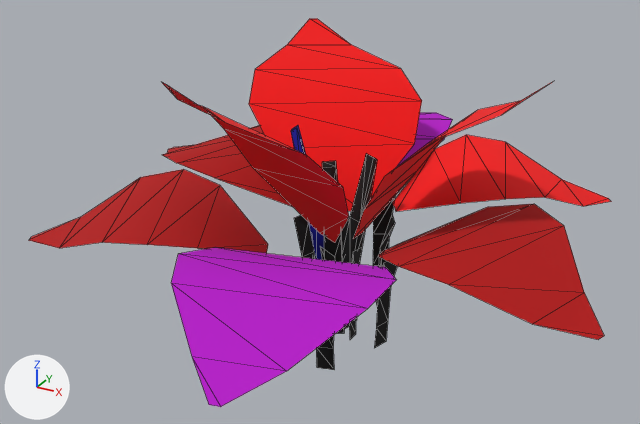
A saved change to the glTF model assets/models/flower_08_bed.glb.
Both versions are drawn from a camera (50 mm lens) standing at (1.45, -2.79, 1.9) and looking at (-0.06, -0.06, 0.54). Lighting does not change. The marker at lower left points along +X, +Y and +Z. The picture after the commit comes second. Mesh edges are drawn as thin lines.

Objects in the first picture: 'Flower_Leaves', 'Flower_Petals', 'Flower_Stem'.
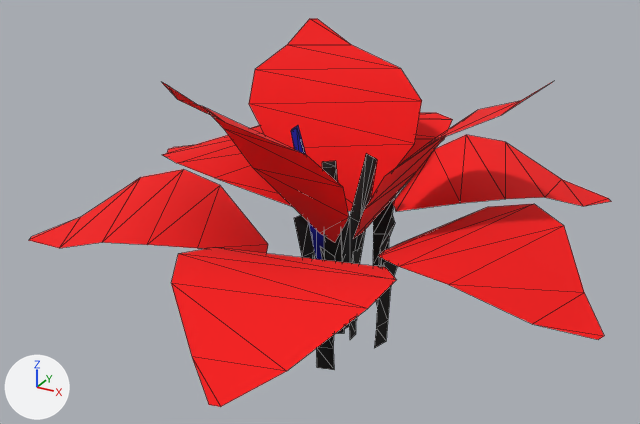
Changed parts and their boxes [x1, y1, x2, y2] in the pictures (640 x 424 px):
```json
{"part": 1, "of": "me_flower_petals", "change": "recoloured", "before": [29, 83, 604, 340], "after": [29, 83, 604, 340]}
{"part": 2, "of": "me_flower_petals", "change": "recoloured", "before": [171, 112, 453, 407], "after": [171, 112, 453, 407], "on screen": "purple to red"}
```

The change, as JSON lines over the scene's bpy script:
```json
{"block": "me_flower_petals", "where": "me_flower_petals.from_pydata(...)  # 108 vertices, 90 faces; spans x -1.08..1.09, y -1.23..1.23, z 0.46..1.18"}
{"block": "me_flower_petals", "where": "# used by ob_flower_petals; location = (0.0, 0.0, 0.0)"}
{"block": "me_flower_petals", "change": "me_flower_petals part 1: 70 faces centred in x -1.02..1.02, y -0.67..0.75, z 0.5..1.14 are repainted in the vertex colours; the middle colour stays red #ff0000"}
{"block": "me_flower_petals", "change": "me_flower_petals part 2: 20 faces centred in x -0.42..0.28, y -1.18..1.2, z 0.5..0.65 are repainted in the vertex colours; the middle colour goes from purple #bc00ff to red #ff0000"}
```
